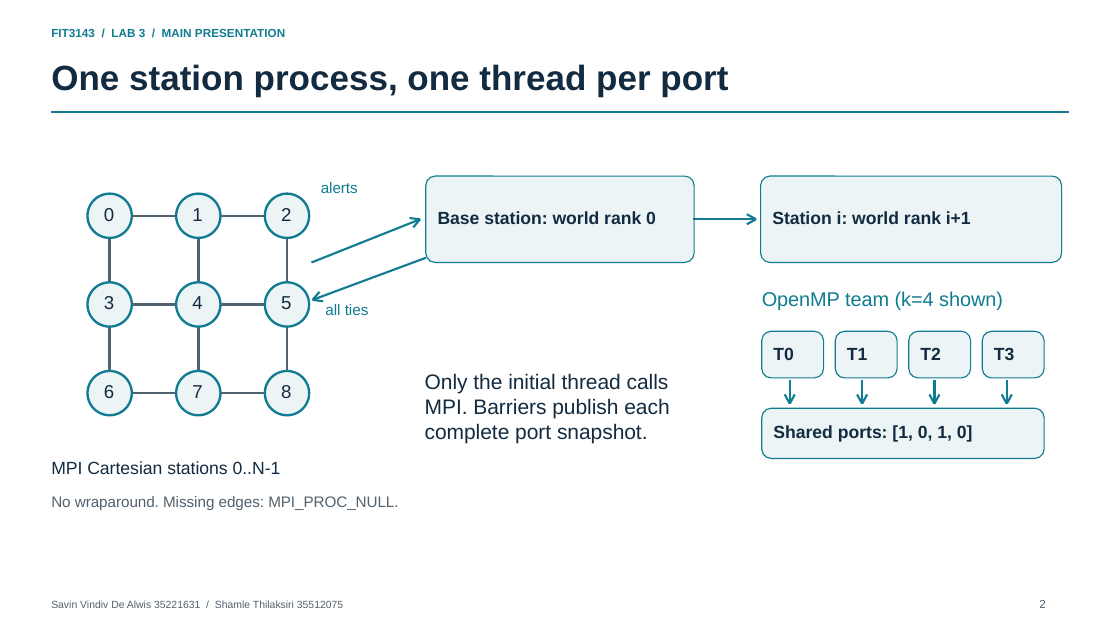
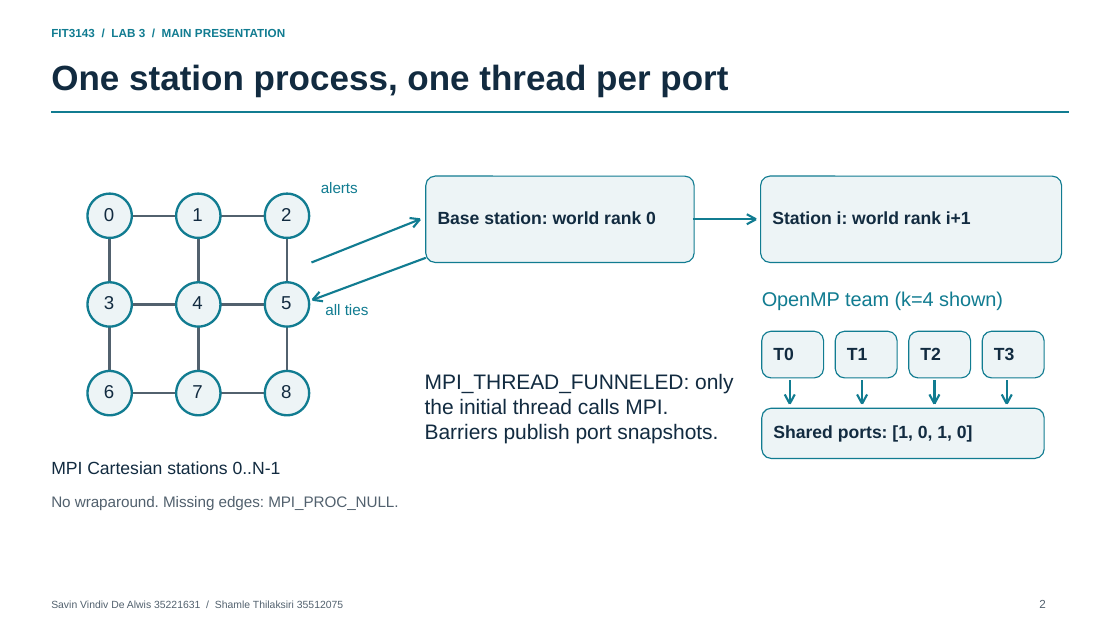
Before and after one commit to Shamle-T/FIT3143-Parallel-Computing, a slide deck: slide 2 of lab_3/Lab3_35221631_35512075_Submission_With_PPTX/submission_ready/docs/Lab3_Presentation_Editable.pptx. Drawn at 1120x630 pixels with LibreOffice and Linux fonts; fonts in the diff are those of the drawing. Boxes give left, top, right and bottom in pixels: in the first picture for what was removed or moved away, otherwise in the second. Text is boxed around its words. In the diff, an @@ line names an element or a change of style, - is before the commit and + after.

```diff
--- a/lab_3/Lab3_35221631_35512075_Submission_With_PPTX/submission_ready/docs/Lab3_Presentation_Editable.pptx
+++ b/lab_3/Lab3_35221631_35512075_Submission_With_PPTX/submission_ready/docs/Lab3_Presentation_Editable.pptx
@@ text at <box>425,373,733,444</box>: text changed @@
-Only the initial thread calls
-MPI. Barriers publish each
-complete port snapshot.
+MPI_THREAD_FUNNELED: only
+the initial thread calls MPI.
+Barriers publish port snapshots.
```
Also in this commit, not shown: 3 other slides changed, 15 slides added, 12 other files.
